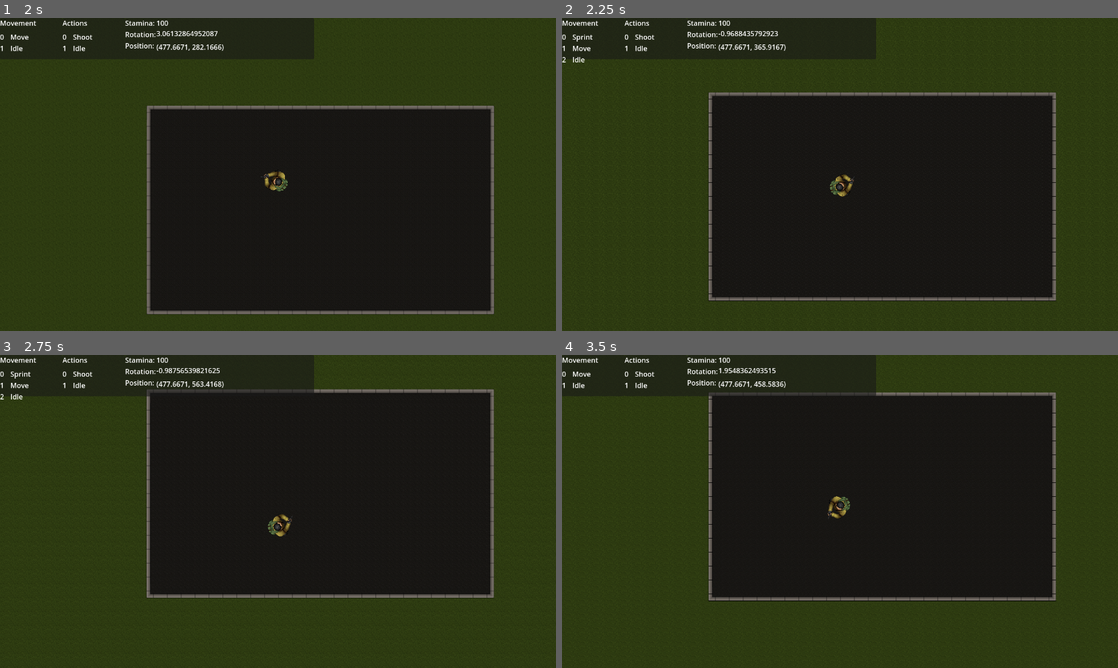
Above: before the commit, frames 1-4 (two rows, left to right).
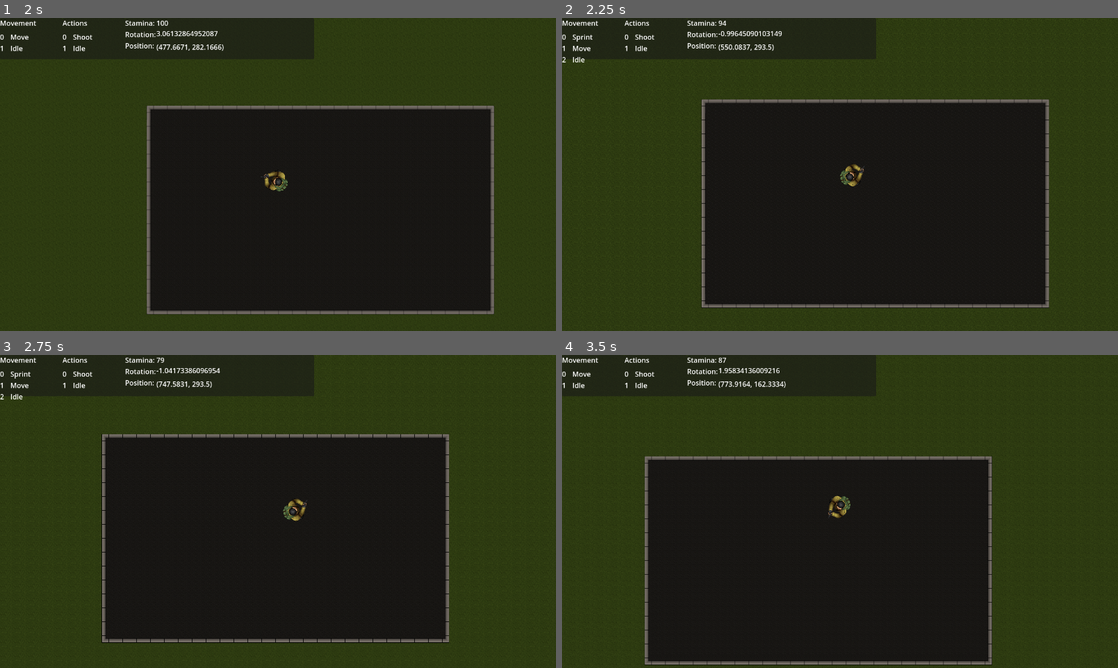
Above: after the commit, the same moments.

Repository: seffa1/ZombieGameRefactor
Game: Godot game, scene res://Main/Game.tscn
The game is run twice, just before and just after one commit, with the same random seed, the same clock (stepped at 60 frames per second) and the same inputs.
Inputs (mouse positions are in pixels of both pictures, inside the frame that each line leads up to):
- Up to frame 1 (2 s): move the mouse to (400, 158) at 0.52 s; hold D (move_right) 0.53-1.28 s; hold Shift (sprint) 0.53-1.28 s; move the mouse to (166, 190) at 1.27 s; hold S (move_down) from 1.28 s (still down); click (166, 190) at 1.35 s; tap Shift (sprint) at 1.55 s
- Up to frame 2 (2.25 s): move the mouse to (895, 105) at 2.02 s; release S (move_down) at 2.03 s; hold D (move_right) from 2.03 s (still down); hold Shift (sprint) from 2.03 s (still down)
- Up to frame 3 (2.75 s): keep holding D (move_right); keep holding Shift (sprint)
- Up to frame 4 (3.5 s): move the mouse to (812, 574) at 2.77 s; release D (move_right) at 2.78 s; release Shift (sprint) at 2.78 s; hold W (move_up) from 2.78 s (still down); tap Shift (sprint) at 2.85 s

Frame 1 is identical in both runs. In frame 2, 6.9% of the frame differs, in the area x 25-89%, y 0-93%; in frame 3, 28%; in frame 4, 38%, in the area x 14-89%, y 0-100%.

Commit message:
stamina depletion

Diff:
--- a/Player/Player.tscn
+++ b/Player/Player.tscn
@@ -33,9 +33,13 @@
 
 [node name="Move" type="Node" parent="StateMachineMovement"]
 script = ExtResource("4_hhe0o")
+STAMINA_REGEN_PER_TICK = 2
+STAMINA_USE_TICK_RATE = 0.025
+STAMINA_USE_PER_TICK = 2
 
 [node name="Sprint" type="Node" parent="StateMachineMovement"]
 script = ExtResource("5_m0p7e")
+STAMINA_USE_TICK_RATE = 0.025
 
 [node name="Die" type="Node" parent="StateMachineMovement"]
 script = ExtResource("6_1xgt3")
@@ -66,6 +70,7 @@
 one_shot = true
 
 [node name="StaminaDepletionTimer" type="Timer" parent="."]
+one_shot = true
 
 [node name="placeholder" type="Sprite2D" parent="."]
 position = Vector2(1.19209e-07, 2.38419e-07)
--- a/Player/states/movement/motion.gd
+++ b/Player/states/movement/motion.gd
@@ -28,13 +28,6 @@
 	# TODO - replace this with a steer force. Sprinting state will have a low steer force and moving will have near-instant steer force
 	owner.look_at(owner.get_global_mouse_position())
 
-	update_look_direction_with_steering(0.5)
-
-func update_look_direction_with_steering(steer_force: float) -> void:
-	# look_at() is equivilent to:
-	#	rotation = get_global_mouse_position().angle_to_point(position)
-	return
-
 func regenerate_stamina():
 	"""
 	Any state which in which stamina can be recovered in will call this function
@@ -48,4 +41,16 @@
 	"""
 	The sprint state calls this to deplete stamina.
 	"""
+	if stamina_depletion_timer.is_stopped():
+		stamina_depletion_timer.start(STAMINA_USE_TICK_RATE)
+		owner.stamina -= STAMINA_USE_PER_TICK
+
+func is_moving_backwards():
+	"""
+	Checks if the player is moving in the opposite direction as they
+	are looking. The movement code uses this to adjust the player velocity.
+	The player moves slower when walking and sprinting if they are moving backwards.
+	Backwards means looking more than 90 deg in either direction from
+	the vector they are moving in.
+	"""
 	return
--- a/Player/states/movement/sprint.gd
+++ b/Player/states/movement/sprint.gd
@@ -31,8 +31,11 @@
 	# TODO - limit player from spinning around, prevent actions
 	deplete_stamina()
 
-	# move the player in the same direction they were already going
-	owner.velocity = owner.velocity.normalized() * RUN_SPEED
+	# move the player
+	var input_direction = get_input_direction()
+	if not input_direction:
+		emit_signal("finished", "previous")
+	owner.velocity = input_direction.normalized() * RUN_SPEED
 	owner.move_and_slide()
 
 func _on_animation_finished(anim_name):
